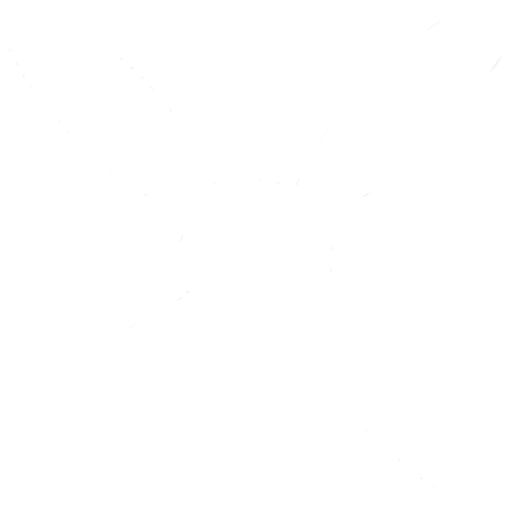
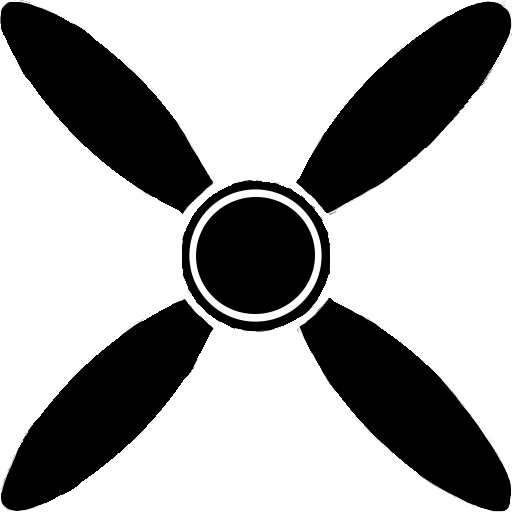
Layers edited between the first and the second 512×512 image:
removed layer "Слой 0" over [0, 0, 512, 512]
added layer "Эллипс 4" above "Эллипс 1" over [196, 197, 315, 314]
added layer "Эллипс 1" above "Эллипс 3" over [185, 185, 326, 326]
added layer "Слой 3" over [0, 0, 512, 512]
